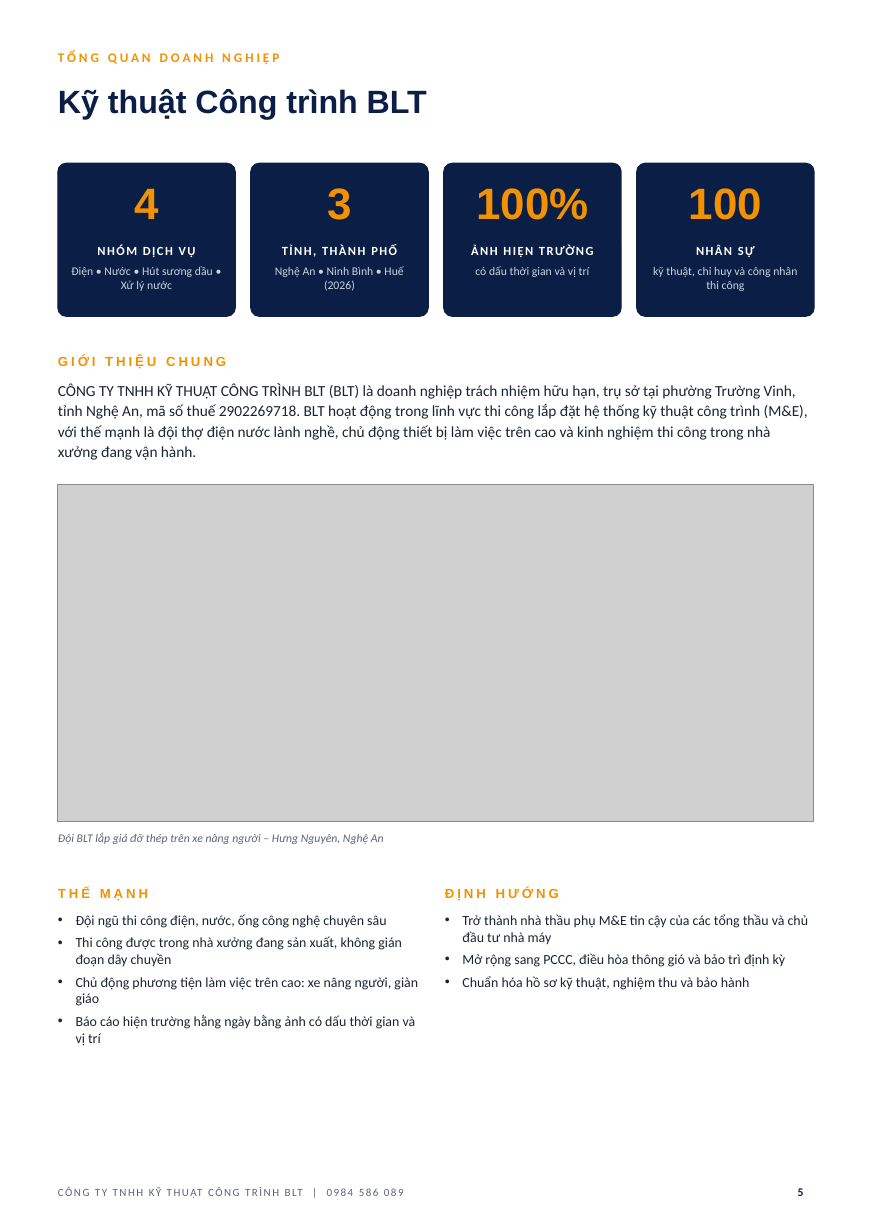
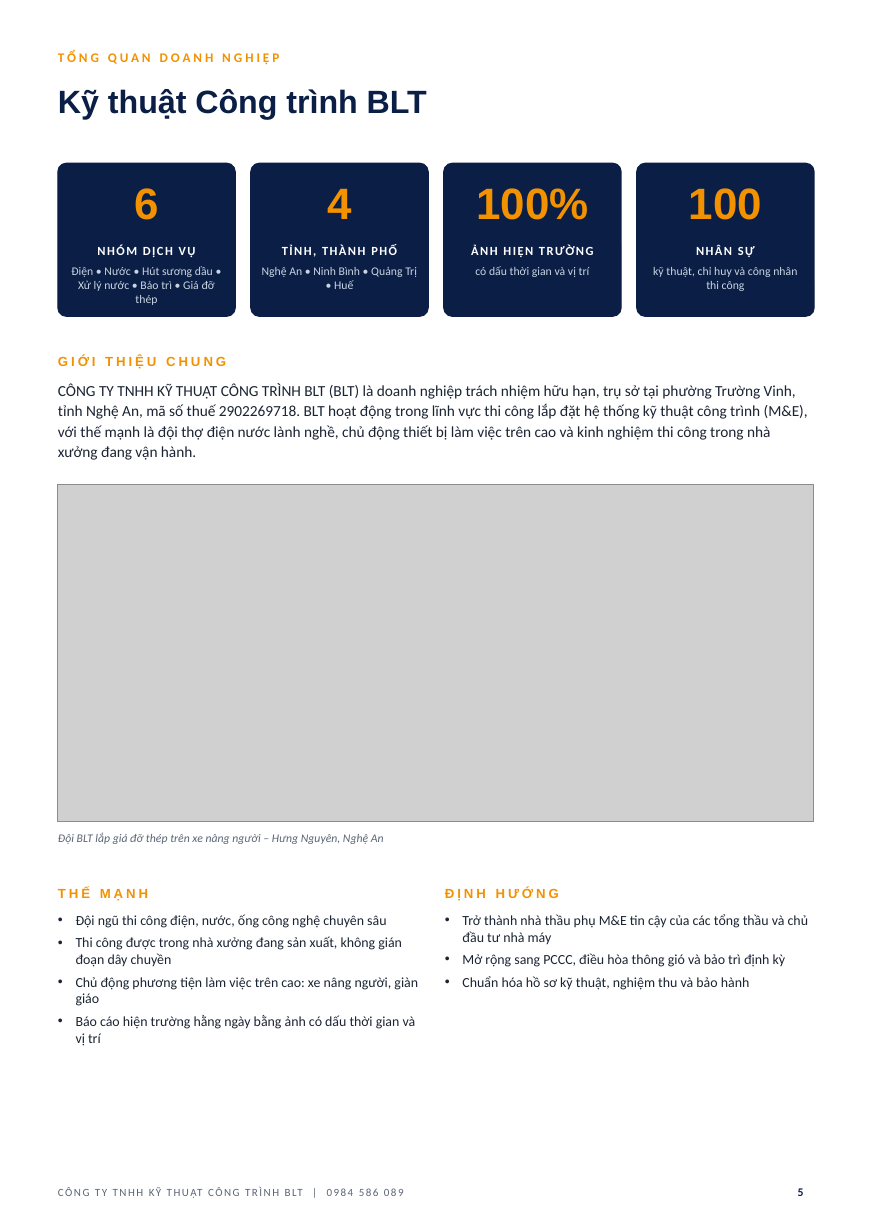
Before and after one commit to haquyenkl2-sys/C-NG-TY-CP-TH-NG-M-I-T-NG-H-P-MINH-PH-T, a slide deck: slide 5 of ho-so-nang-luc-BLT/HO_SO_NANG_LUC_BLT.pptx. Drawn at 872x1232 pixels with LibreOffice and Linux fonts; fonts in the diff are those of the drawing; grey boxes stand for pictures; background and template pictures are left out. Boxes give left, top, right and bottom in pixels: in the first picture for what was removed or moved away, otherwise in the second. Text is boxed around its words. In the diff, an @@ line names an element or a change of style, - is before the commit and + after.

```diff
--- a/ho-so-nang-luc-BLT/HO_SO_NANG_LUC_BLT.pptx
+++ b/ho-so-nang-luc-BLT/HO_SO_NANG_LUC_BLT.pptx
@@ text at (134, 188, 158, 220): text changed @@
-4
+6
@@ text at (327, 188, 351, 219): text changed @@
-3
+4
@@ text at (71, 266, 215, 305): text changed @@
-Điện • Nước • Hút sương dầu • Xử lý nước
+Điện • Nước • Hút sương dầu • Xử lý nước • Bảo trì • Giá đỡ thép
@@ text at (262, 267, 417, 289): text changed @@
-Nghệ An • Ninh Bình • Huế (2026)
+Nghệ An • Ninh Bình • Quảng Trị • Huế
```
Also in this commit, not shown: 2 other slides changed, 2 other files.
